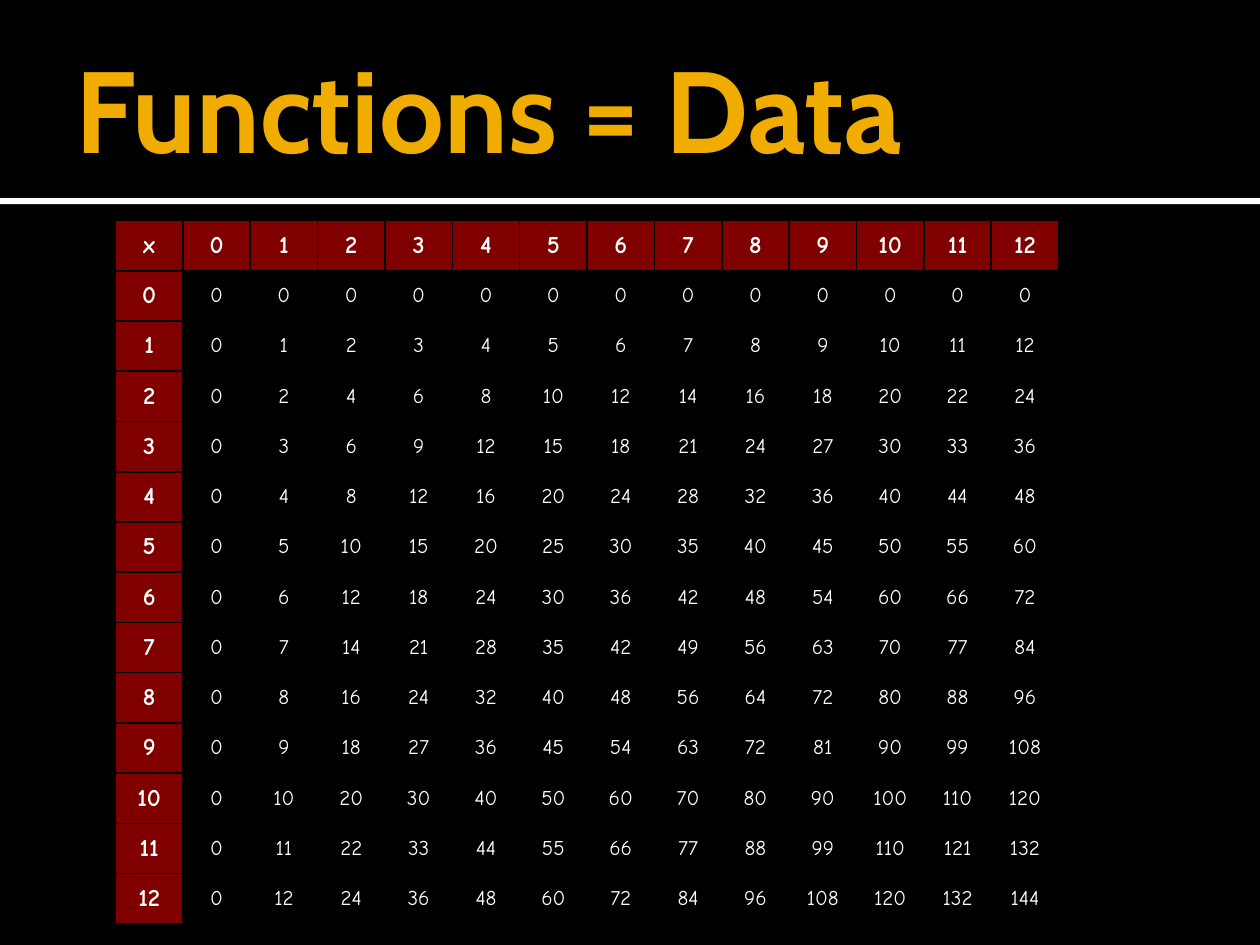
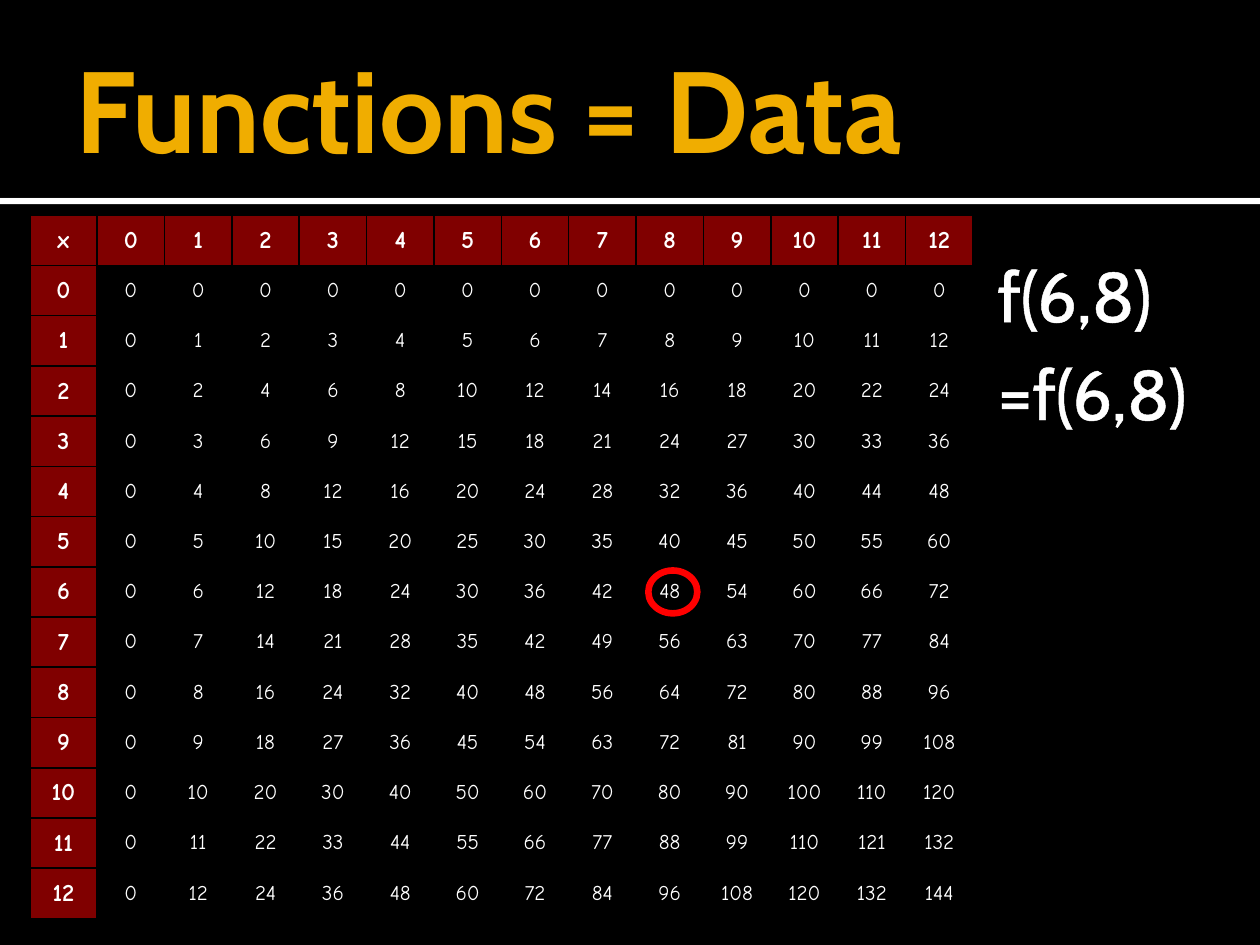
Before and after one commit to forki/FSharpTalk, a slide deck: slide 6 of IntroductionToFSharp.pptx. Drawn at 1260x945 pixels with LibreOffice and Linux fonts; fonts in the diff are those of the drawing. Boxes give left, top, right and bottom in pixels: in the first picture for what was removed or moved away, otherwise in the second. Text is boxed around its words. In the diff, an @@ line names an element or a change of style, - is before the commit and + after.

```diff
--- a/IntroductionToFSharp.pptx
+++ b/IntroductionToFSharp.pptx
@@ table: place and size @@
-table at (116, 220, 1051, 924)
+table at (30, 215, 965, 919)
@@ text added at (998, 269, 1152, 332), 40 pt, text #FFFFFF @@
+f(6,8)
@@ text added at (998, 367, 1187, 430), 40 pt, text #FFFFFF @@
+=f(6,8)
@@ ellipse added at (649, 571, 698, 614), outline #FF0000 3.78 pt @@
```
Also in this commit, not shown: 3 other slides changed, 1 other file.
